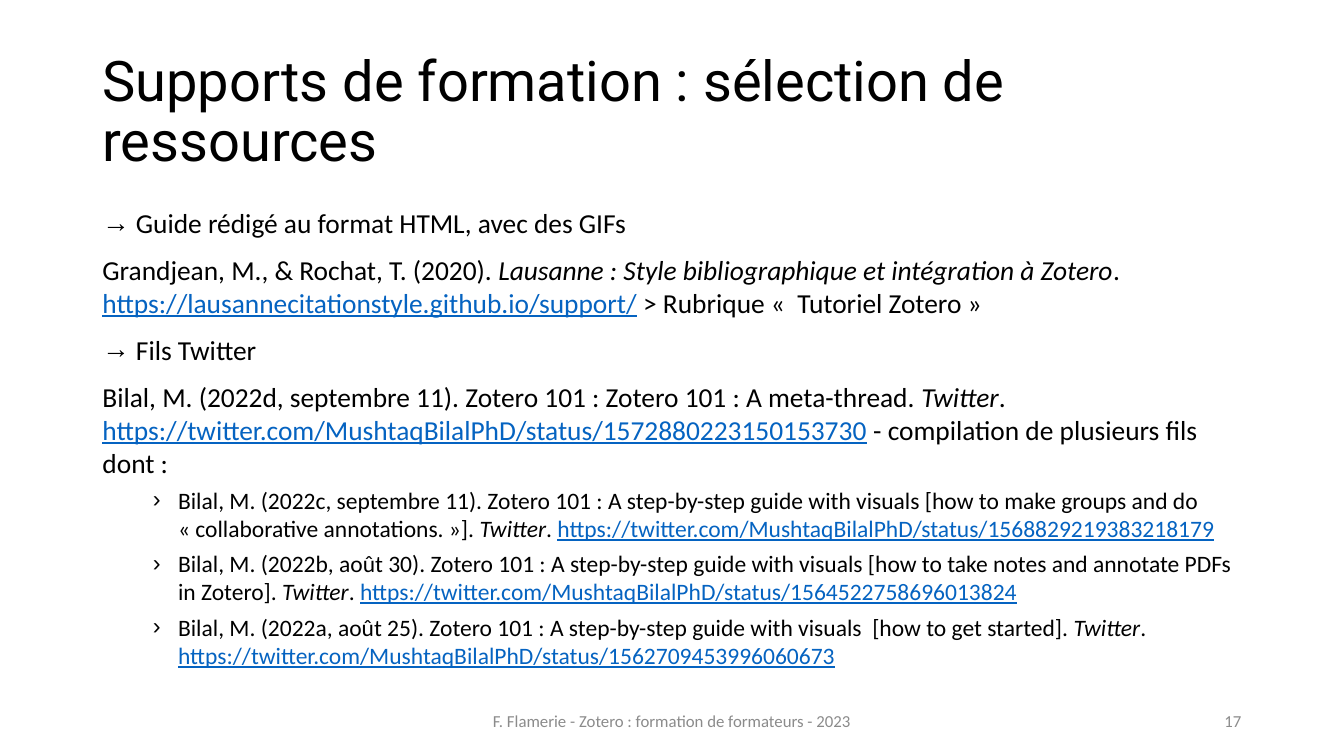
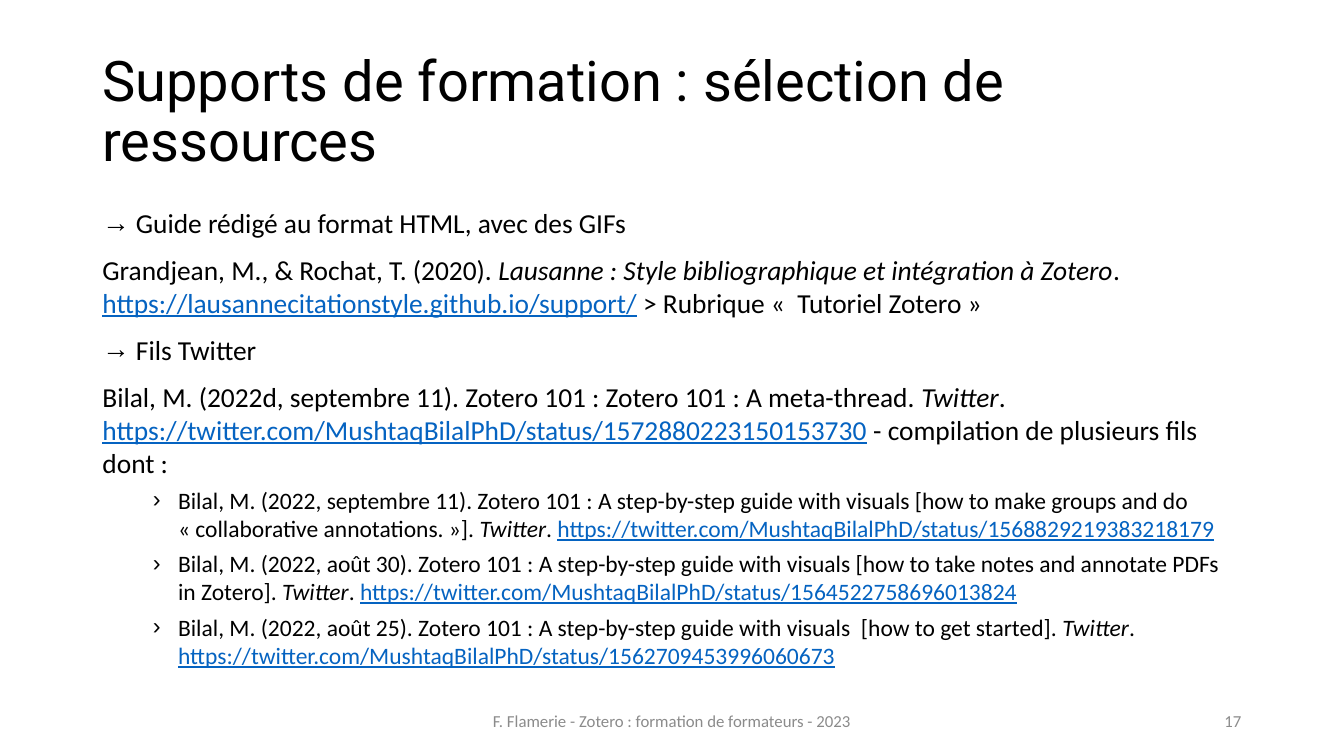
Before and after one commit to fflamerie/zotero_formateurs, a slide deck: slide 17 of docs/zotero_formateurs.pptx. Drawn at 1344x756 pixels with LibreOffice and Linux fonts; fonts in the diff are those of the drawing. Boxes give left, top, right and bottom in pixels: in the first picture for what was removed or moved away, otherwise in the second. Text is boxed around its words. In the diff, an @@ line names an element or a change of style, - is before the commit and + after.

```diff
--- a/docs/zotero_formateurs.pptx
+++ b/docs/zotero_formateurs.pptx
@@ text at bbox=[178, 492, 1218, 668]: text changed @@
-  › Bilal, M. (2022c, septembre 11). Zotero 101 : A step-by-step guide with visuals [how to make groups and do « collaborative annotations. »]. Twitter. https://twitter.com/MushtaqBilalPhD/status/1568829219383218179
-  › Bilal, M. (2022b, août 30). Zotero 101 : A step-by-step guide with visuals [how to take notes and annotate PDFs in Zotero]. Twitter. https://twitter.com/MushtaqBilalPhD/status/1564522758696013824
-  › Bilal, M. (2022a, août 25). Zotero 101 : A step-by-step guide with visuals [how to get started]. Twitter. https://twitter.com/MushtaqBilalPhD/status/1562709453996060673
+  › Bilal, M. (2022, septembre 11). Zotero 101 : A step-by-step guide with visuals [how to make groups and do « collaborative annotations. »]. Twitter. https://twitter.com/MushtaqBilalPhD/status/1568829219383218179
+  › Bilal, M. (2022, août 30). Zotero 101 : A step-by-step guide with visuals [how to take notes and annotate PDFs in Zotero]. Twitter. https://twitter.com/MushtaqBilalPhD/status/1564522758696013824
+  › Bilal, M. (2022, août 25). Zotero 101 : A step-by-step guide with visuals [how to get started]. Twitter. https://twitter.com/MushtaqBilalPhD/status/1562709453996060673
```
Also in this commit, not shown: 5 other slides changed, 1 other file.
